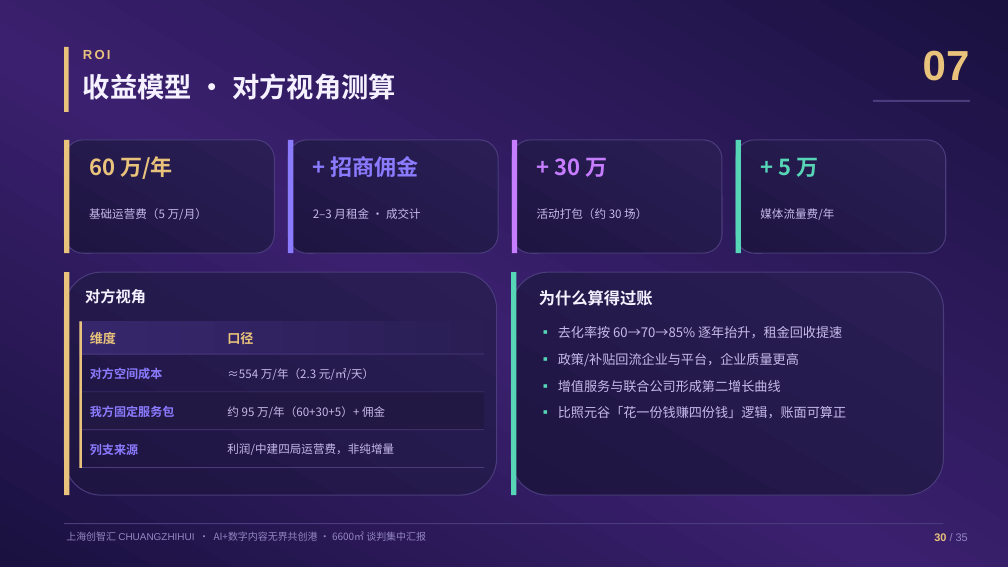
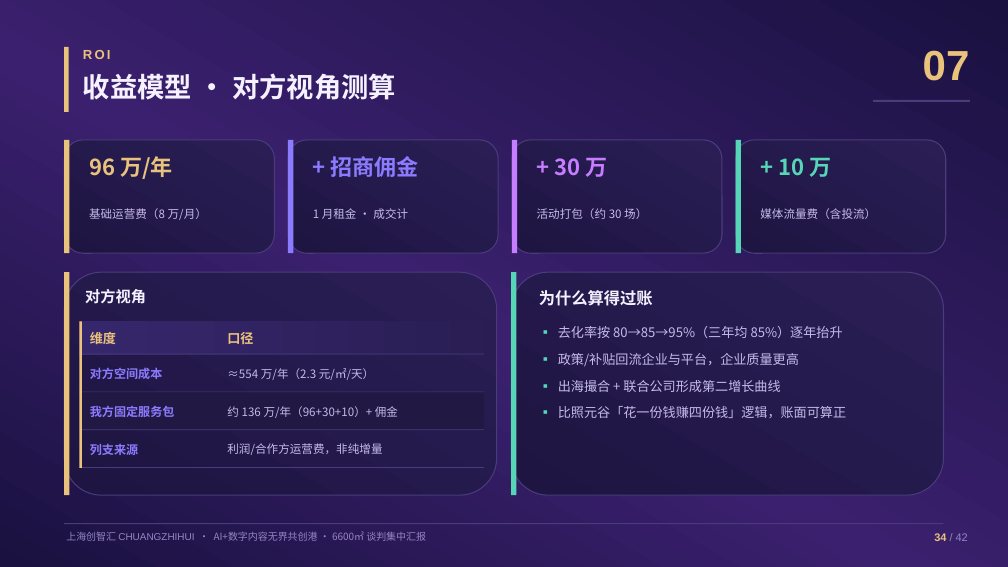
Before and after one commit to hujigang2010-maker/AIDEN, a slide deck: slide 34 of proposal/chuangzhihui-6600-proposal.pptx (slide 30 before the commit). Drawn at 1008x567 pixels with LibreOffice and Linux fonts; fonts in the diff are those of the drawing. Boxes give left, top, right and bottom in pixels: in the first picture for what was removed or moved away, otherwise in the second. Text is boxed around its words. In the diff, an @@ line names an element or a change of style, - is before the commit and + after.

```diff
--- a/proposal/chuangzhihui-6600-proposal.pptx
+++ b/proposal/chuangzhihui-6600-proposal.pptx
@@ text at (x1=89, y1=156, x2=173, y2=179): text changed @@
-60 万/年
+96 万/年
@@ text at (x1=778, y1=157, x2=831, y2=177): text changed @@
-+ 5 万
++ 10 万
@@ text at (x1=89, y1=208, x2=207, y2=220): text changed @@
-基础运营费（5 万/月）
+基础运营费（8 万/月）
@@ text at (x1=313, y1=208, x2=408, y2=219): text changed @@
-2–3 月租金 · 成交计
+1 月租金 · 成交计
@@ text at (x1=760, y1=208, x2=876, y2=219): text changed @@
-媒体流量费/年
+媒体流量费（含投流）
@@ text at (x1=558, y1=326, x2=843, y2=338): text changed @@
-▪ 去化率按 60→70→85% 逐年抬升，租金回收提速
+▪ 去化率按 80→85→95%（三年均 85%）逐年抬升
@@ text at (x1=558, y1=380, x2=780, y2=392): text changed @@
-▪ 增值服务与联合公司形成第二增长曲线
+▪ 出海撮合 + 联合公司形成第二增长曲线
@@ text at (x1=227, y1=406, x2=398, y2=418): text changed @@
-约 95 万/年（60+30+5）+ 佣金
+约 136 万/年（96+30+10）+ 佣金
@@ text at (x1=227, y1=443, x2=382, y2=455): text changed @@
-利润/中建四局运营费，非纯增量
+利润/合作方运营费，非纯增量
@@ text at (x1=934, y1=533, x2=968, y2=541): text changed @@
-30 / 35
+34 / 42
```
Also in this commit, not shown: 32 other slides changed, 7 slides added, 5 other files.
